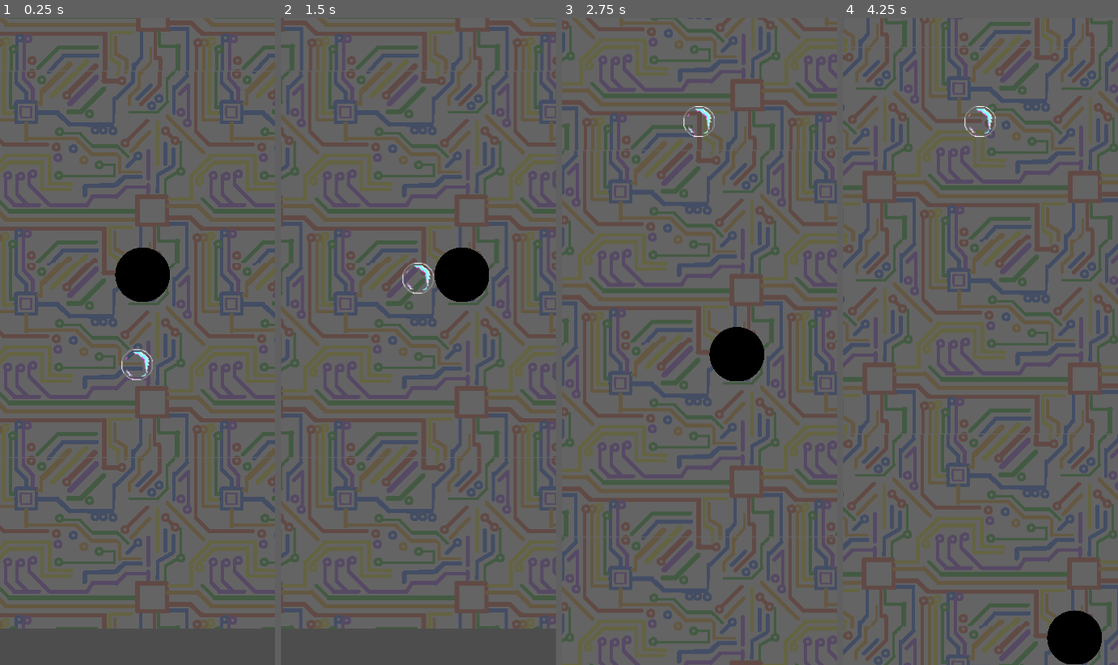
Above: before the commit, frames 1-4 (left to right).
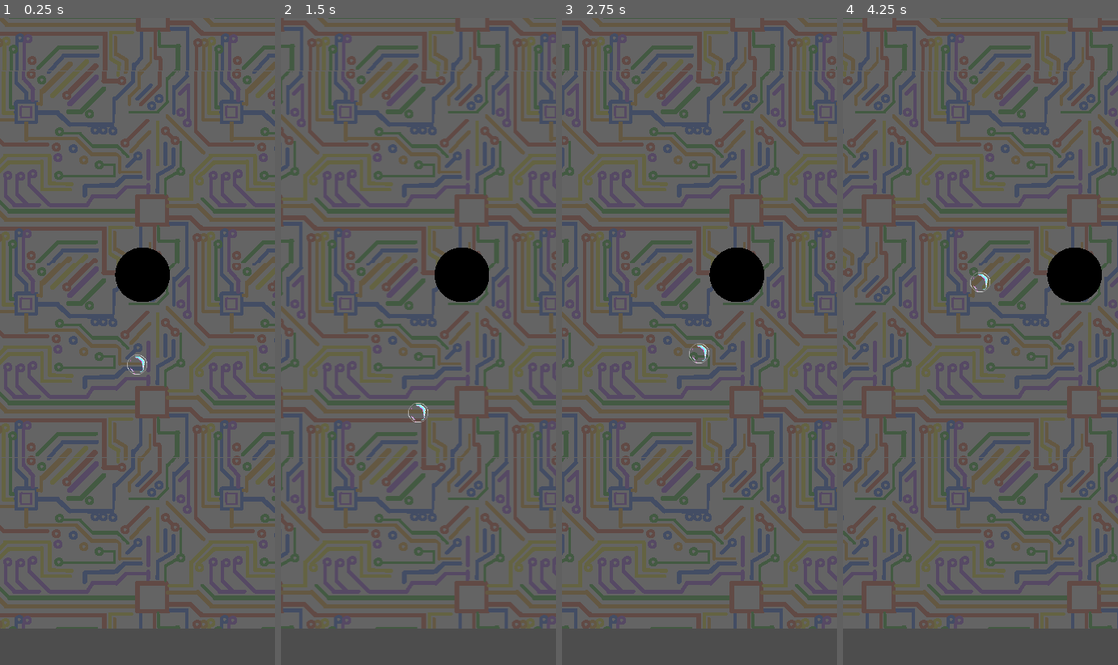
Above: after the commit, the same moments.

Repository: Fatdazz/GGJ2025
Game: Godot game, scene res://game.tscn
Same seed, same stepped clock (60 frames per second), same inputs: the game is played once before the commit and once after it.
Inputs:
- Up to frame 1 (0.25 s): no input
- Up to frame 2 (1.5 s): hold E (1_right) from 0.53 s (still down)
- Up to frame 3 (2.75 s): release E (1_right) at 2.03 s; hold Q (1_left) from 2.03 s (still down)
- Up to frame 4 (4.25 s): release Q (1_left) at 2.78 s; hold E (1_right) from 2.78 s (still down)

The runs differ from the first frame. In frame 1, 0.2% of the frame differs, in the area x 44-56%, y 51-56%; in frame 2, 0.2%; in frame 3, 52%; in frame 4, 53%, in the area x 0-100%, y 0-100%.

Commit message:
donnee jump

Diff:
--- a/ticktackbubble/game.tscn
+++ b/ticktackbubble/game.tscn
@@ -10,5 +10,9 @@
 [node name="Level" parent="." instance=ExtResource("1_7i7st")]
 
 [node name="Joueur" parent="." instance=ExtResource("2_a4ye8")]
+scale = Vector2(0.188, 0.191)
+JUMP_VELOCITY = -25.0
+VENTILO_VELOCITY = 10.0
+VITESSES = [1.0, 1.7, 3.2]
 
 [connection signal="hurt" from="Joueur" to="." method="_on_joueur_hurt"]
Not shown: 1 places in ticktackbubble/game.tscn that only renumber resources
Not shown: 1 places in ticktackbubble/joueur.tscn that only renumber resources
